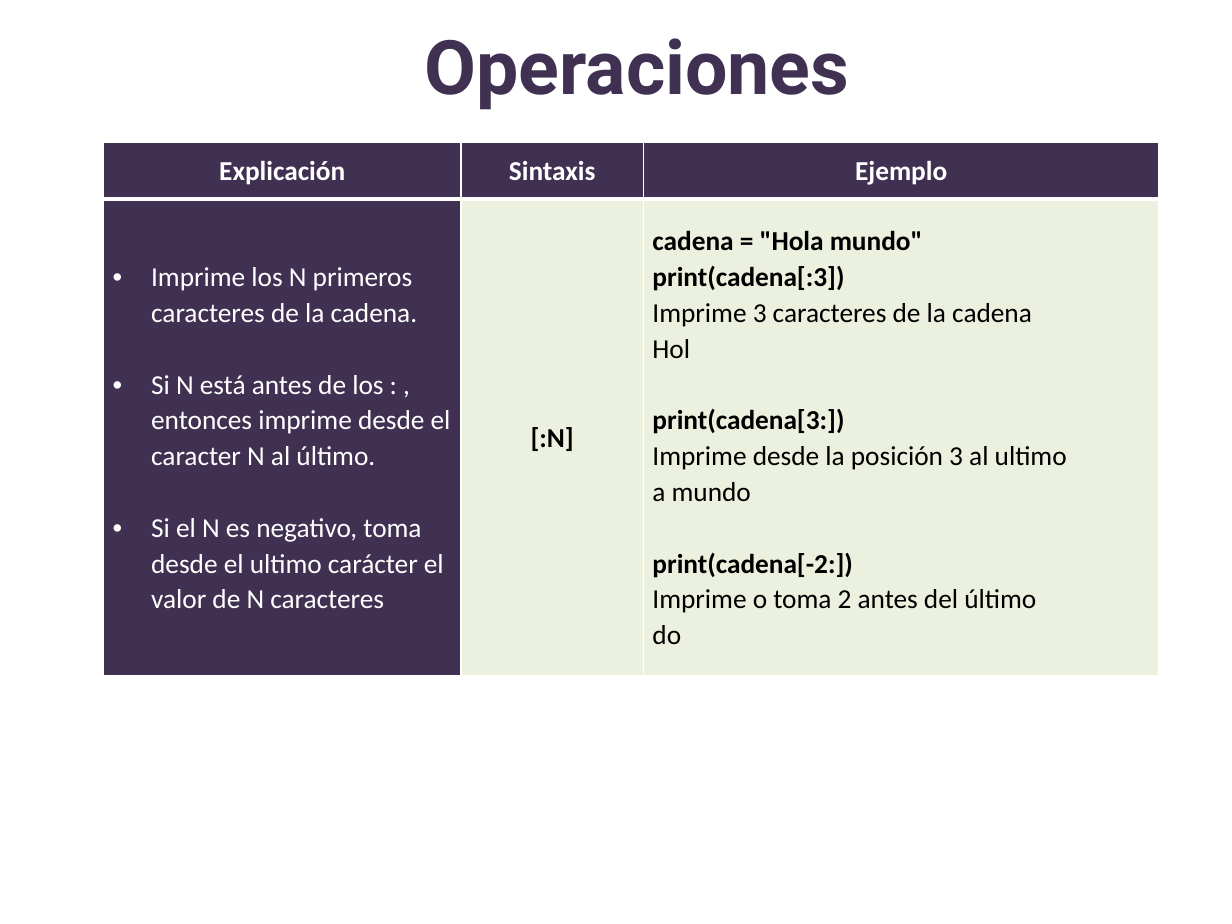
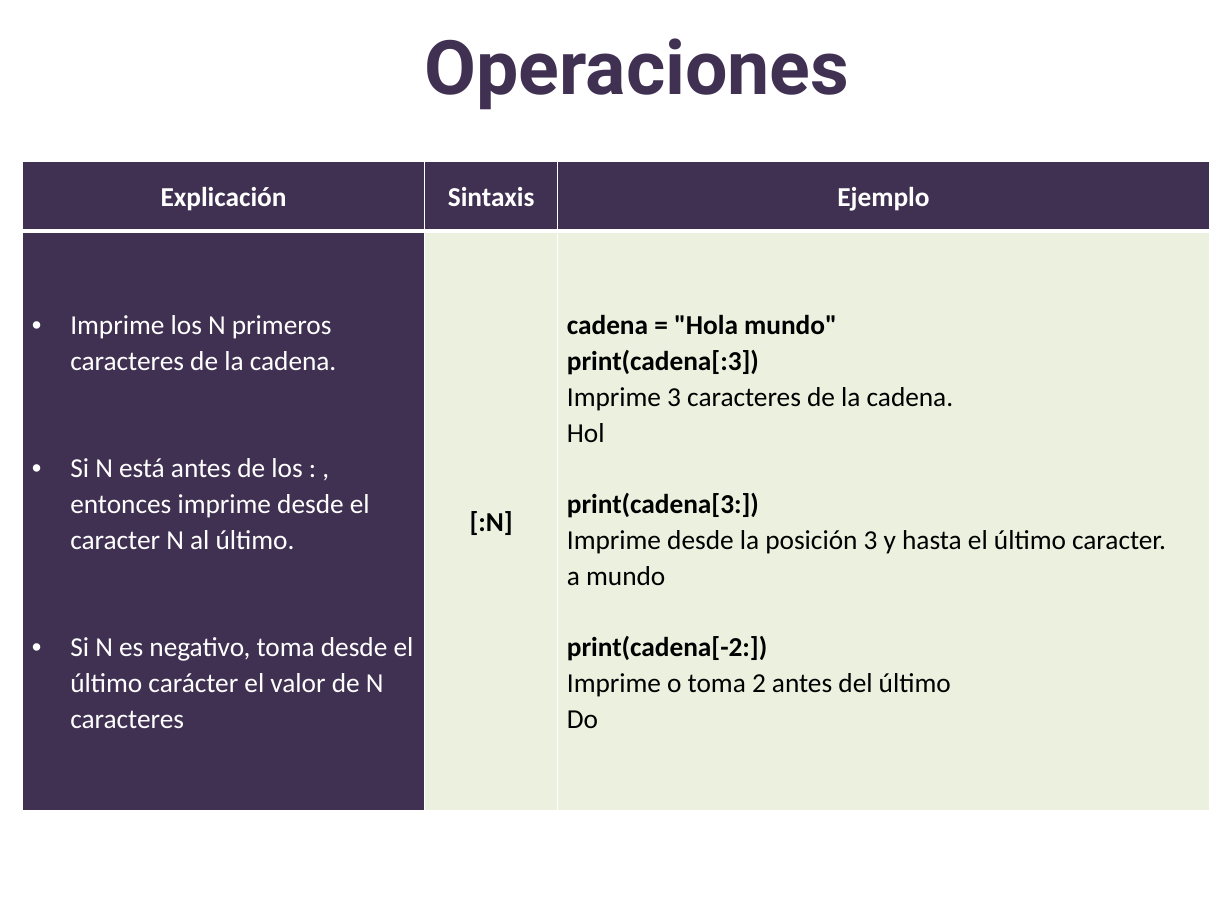
Before and after one commit to lizetheP/PensamientoC, a slide deck: slide 15 of CalendarioAgo20L/presentaciones/11_Strings.pptx. Drawn at 1232x924 pixels with LibreOffice and Linux fonts; fonts in the diff are those of the drawing. Boxes give left, top, right and bottom in pixels: in the first picture for what was removed or moved away, otherwise in the second. Text is boxed around its words. In the diff, an @@ line names an element or a change of style, - is before the commit and + after.

```diff
--- a/CalendarioAgo20L/presentaciones/11_Strings.pptx
+++ b/CalendarioAgo20L/presentaciones/11_Strings.pptx
@@ table at (22,161,1209,812) @@
-row 2, column 1: Imprime los N primeros caracteres de la cadena. / Si N está antes de los : , entonces imprime desde el caracter N al último. / Si el N es negativo, toma desde el ultimo carácter el valor de N caracteres
+row 2, column 1: Imprime los N primeros caracteres de la cadena. / Si N está antes de los : , entonces imprime desde el caracter N al último. / Si N es negativo, toma desde el último carácter el valor de N caracteres
@@ row 2, column 3: "cadena = "Hola mundo" / print(cadena[:3]) / Imprime 3 caracteres de la cadena / Hol / print(cadena[3:]) / Imprime desde la posición 3 al ultimo / a mundo / print(cadena[-2:]) / Imprime o toma 2 antes del último / do" to "cadena = "Hola mundo" / print(cadena[:3]) / Imprime 3 caracteres de la cadena. / Hol / print(cadena[3:]) / Imprime desde la posición 3 y hasta el último caracter. / a mundo / print(cadena[-2:]) / Imprime o toma 2 antes del último / Do" @@
@@ table: place and size @@
-table at (103,142,1159,675)
+table at (22,161,1209,812)
```
Also in this commit, not shown: 6 other slides changed, 9 other files.
